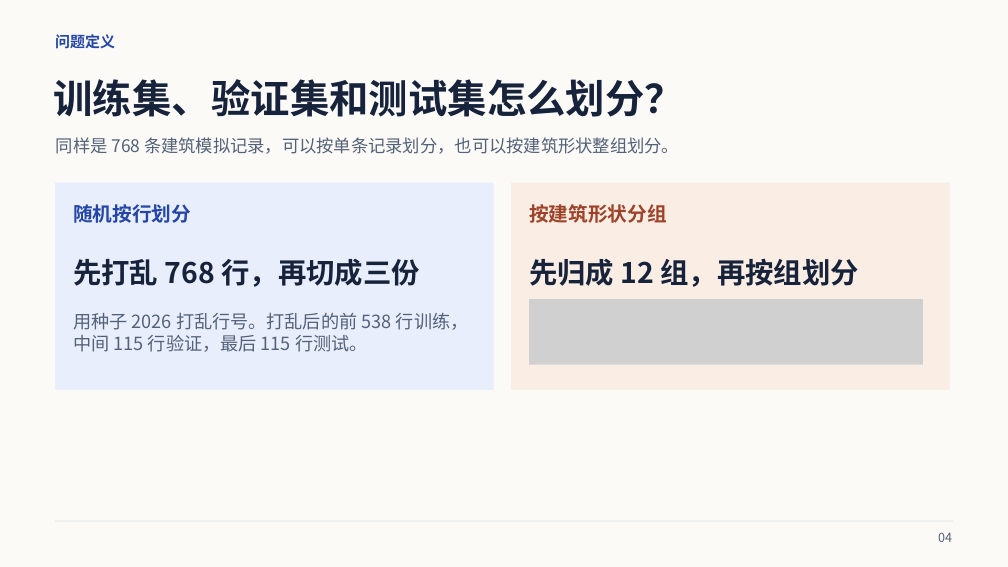
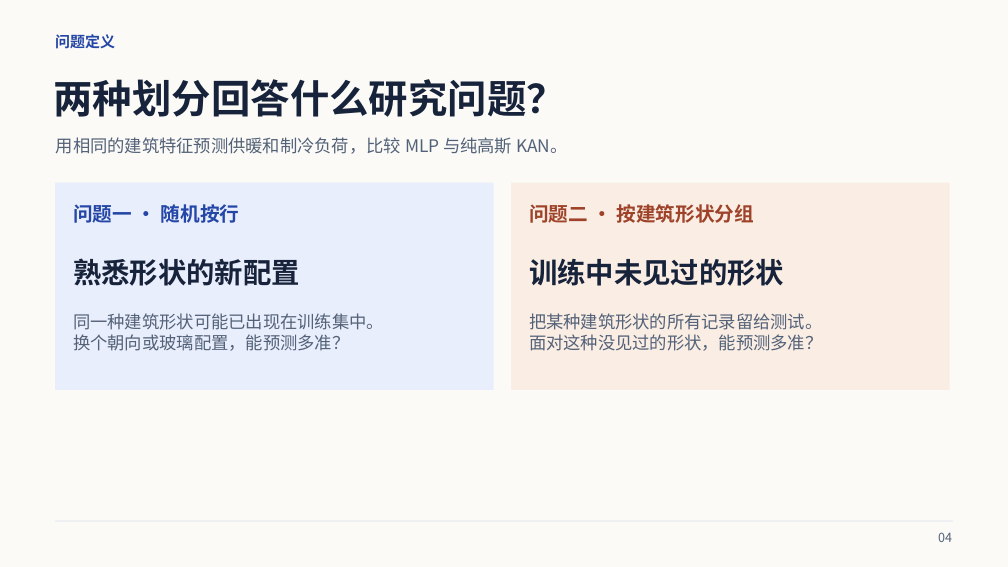
Before and after one commit to wei470/8610-Project, a slide deck: slide 4 of Presentation_中文版.pptx. Drawn at 1008x567 pixels with LibreOffice and Linux fonts; fonts in the diff are those of the drawing; grey boxes stand for pictures. Boxes give left, top, right and bottom in pixels: in the first picture for what was removed or moved away, otherwise in the second. Text is boxed around its words. In the diff, an @@ line names an element or a change of style, - is before the commit and + after.

```diff
--- a/Presentation_中文版.pptx
+++ b/Presentation_中文版.pptx
@@ text at (54,79,566,117): text changed @@
-训练集、验证集和测试集怎么划分？
+两种划分回答什么研究问题？
@@ text at (56,137,567,154): text changed @@
-同样是 768 条建筑模拟记录，可以按单条记录划分，也可以按建筑形状整组划分。
+用相同的建筑特征预测供暖和制冷负荷，比较 MLP 与纯高斯 KAN。
@@ text at (73,204,240,223): text changed @@
-随机按行划分
+问题一 · 随机按行
@@ text at (529,204,755,223): text changed @@
-按建筑形状分组
+问题二 · 按建筑形状分组
@@ text at (73,258,300,286): text changed @@
-先打乱 768 行，再切成三份
+熟悉形状的新配置
@@ text at (529,259,784,286): text changed @@
-先归成 12 组，再按组划分
+训练中未见过的形状
@@ picture removed at (529,299,923,364) @@
@@ text at (73,313,384,351): text changed; size 17.2 to 16.5 pt @@
-用种子 2026 打乱行号。打乱后的前 538 行训练，中间 115 行验证，最后 115 行测试。
+同一种建筑形状可能已出现在训练集中。
+换个朝向或玻璃配置，能预测多准？
@@ text added at (529,313,822,351), 16.5 pt, text #536278 @@
+把某种建筑形状的所有记录留给测试。
+面对这种没见过的形状，能预测多准？
```
Also in this commit, not shown: 11 other slides changed, 1 slide removed.
